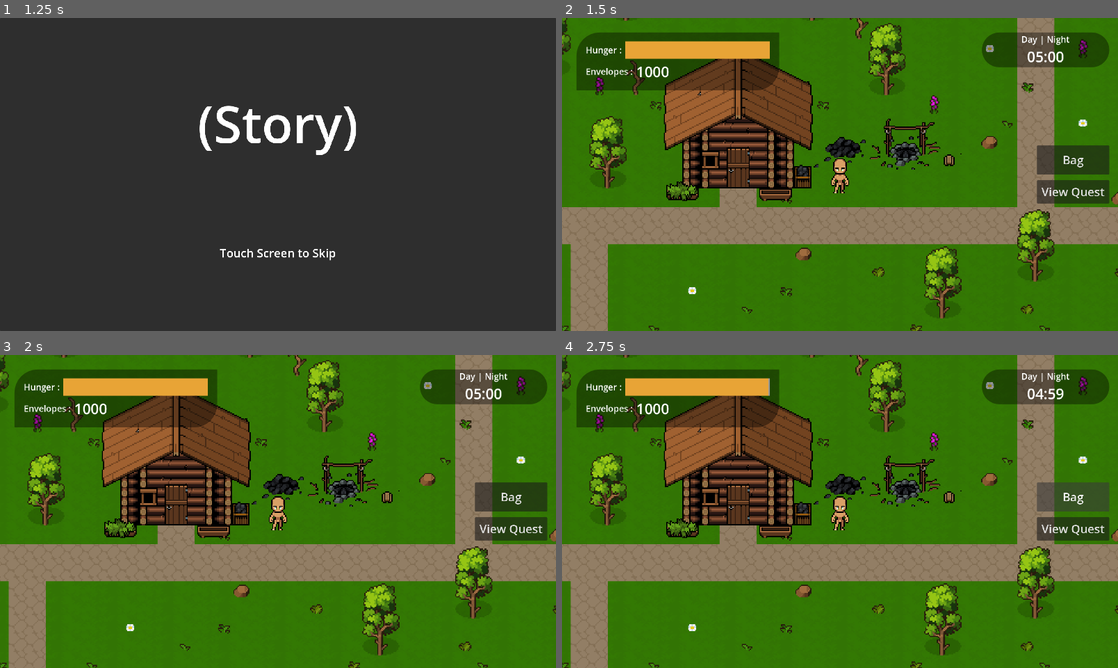
Above: before the commit, frames 1-4 (two rows, left to right).
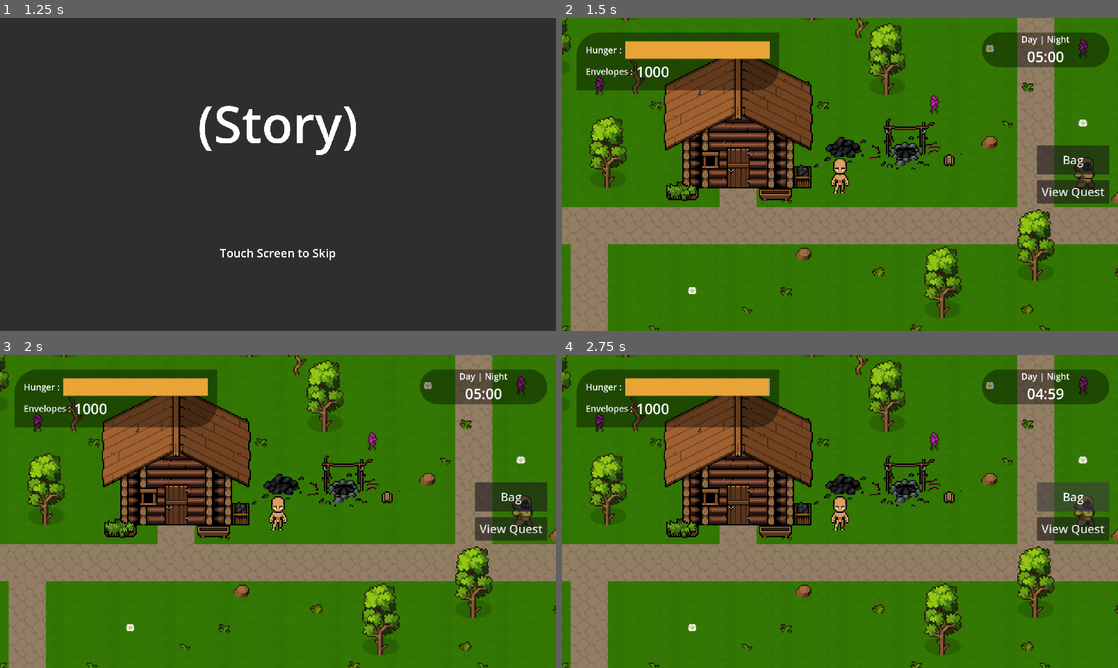
Above: after the commit, the same moments.

Repository: hoaxnt/envelhope-beta
Game: Godot game, scene res://Scenes/utils/main_menu.tscn
Two runs of this game, one before a commit and one after it. Both use one fixed random seed, a clock stepped at 60 frames per second and the inputs below.
Inputs (mouse positions are in pixels of both pictures, inside the frame that each line leads up to):
- Up to frame 1 (1.25 s): click "Continue" at 0.5 s
- Up to frame 2 (1.5 s): click (840, 174) at 1.25 s
- Up to frame 3 (2 s): no input
- Up to frame 4 (2.75 s): click "Bag" at 2 s

Frame 1 is identical in both runs. In frame 2, 0.3% of the frame differs, in the area x 92-96%, y 44-56%; in frame 3, 0.3%; in frame 4, 0.3%.

Commit message:
feat: added harvester npc

Diff:
--- a/Scenes/chapters/chapter_1.tscn
+++ b/Scenes/chapters/chapter_1.tscn
@@ -6,6 +6,7 @@
 [ext_resource type="PackedScene" uid="uid://csuro1o2pcce1" path="res://scenes/characters/npc_island/balancer.tscn" id="4_gbphn"]
 [ext_resource type="PackedScene" uid="uid://4h22a7hemgyb" path="res://scenes/characters/player.tscn" id="4_itjef"]
 [ext_resource type="Script" uid="uid://tdyss6nwpwej" path="res://scripts/utils/portal.gd" id="5_k2l3u"]
+[ext_resource type="PackedScene" uid="uid://cxvc8000q5li5" path="res://scenes/characters/npc_island/harvester.tscn" id="5_r7jkp"]
 [ext_resource type="Texture2D" uid="uid://dnhad78k1oqjp" path="res://assets/utils/portal.png" id="6_k2l3u"]
 [ext_resource type="PackedScene" uid="uid://c1n41auotc7uk" path="res://scenes/hud/hud.tscn" id="7_sx3b6"]
 
@@ -80,8 +81,11 @@
 [node name="Diver" parent="NPCs" instance=ExtResource("3_lhans")]
 position = Vector2(994, 248)
 
-[node name="Balancer" parent="NPCs" groups=["npcs"] instance=ExtResource("4_gbphn")]
+[node name="Balancer" parent="NPCs" instance=ExtResource("4_gbphn")]
 position = Vector2(1004, 361)
+
+[node name="Harvester" parent="NPCs" instance=ExtResource("5_r7jkp")]
+position = Vector2(926, 244)
 
 [node name="Player" parent="." instance=ExtResource("4_itjef")]
 position = Vector2(715, 245)
--- a/Scenes/characters/npc_island/balancer.tscn
+++ b/Scenes/characters/npc_island/balancer.tscn
@@ -2,8 +2,9 @@
 
 [ext_resource type="Texture2D" uid="uid://i35dymwyomi4" path="res://assets/characters/npc_island/wizzard/idle/idle-sheet.png" id="1_hbv6q"]
 
-[sub_resource type="CircleShape2D" id="CircleShape2D_mwkii"]
-radius = 21.023796
+[sub_resource type="CapsuleShape2D" id="CapsuleShape2D_hbv6q"]
+radius = 13.0
+height = 40.0
 
 [sub_resource type="AtlasTexture" id="AtlasTexture_x756q"]
 atlas = ExtResource("1_hbv6q")
@@ -41,10 +42,10 @@
 "speed": 5.0
 }]
 
-[node name="NpcBalancer" type="CharacterBody2D"]
+[node name="Balancer" type="CharacterBody2D" groups=["npcs"]]
 
 [node name="CollisionShape2D" type="CollisionShape2D" parent="."]
-shape = SubResource("CircleShape2D_mwkii")
+shape = SubResource("CapsuleShape2D_hbv6q")
 
 [node name="AnimatedSprite2D" type="AnimatedSprite2D" parent="."]
 sprite_frames = SubResource("SpriteFrames_mwkii")
--- a/Scenes/characters/npc_island/diver.tscn
+++ b/Scenes/characters/npc_island/diver.tscn
@@ -6,7 +6,7 @@
 radius = 14.0
 height = 42.0
 
-[node name="diver" type="CharacterBody2D" groups=["npcs"]]
+[node name="Diver" type="CharacterBody2D" groups=["npcs"]]
 
 [node name="CollisionShape2D" type="CollisionShape2D" parent="."]
 position = Vector2(5, 6)
--- /dev/null
+++ b/Scenes/characters/npc_island/harvester.tscn
@@ -0,0 +1,53 @@
+[gd_scene load_steps=8 format=3 uid="uid://cxvc8000q5li5"]
+
+[ext_resource type="Texture2D" uid="uid://1ivqaivu3h6t" path="res://assets/characters/npc_island/rogue/idle/idle-sheet.png" id="1_qjjtn"]
+
+[sub_resource type="CapsuleShape2D" id="CapsuleShape2D_d75tx"]
+radius = 13.0
+height = 38.0
+
+[sub_resource type="AtlasTexture" id="AtlasTexture_qmwf7"]
+atlas = ExtResource("1_qjjtn")
+region = Rect2(0, 0, 32, 32)
+
+[sub_resource type="AtlasTexture" id="AtlasTexture_6r3lr"]
+atlas = ExtResource("1_qjjtn")
+region = Rect2(32, 0, 32, 32)
+
+[sub_resource type="AtlasTexture" id="AtlasTexture_43i2f"]
+atlas = ExtResource("1_qjjtn")
+region = Rect2(64, 0, 32, 32)
+
+[sub_resource type="AtlasTexture" id="AtlasTexture_j5hv8"]
+atlas = ExtResource("1_qjjtn")
+region = Rect2(96, 0, 32, 32)
+
+[sub_resource type="SpriteFrames" id="SpriteFrames_d75tx"]
+animations = [{
+"frames": [{
+"duration": 1.0,
+"texture": SubResource("AtlasTexture_qmwf7")
+}, {
+"duration": 1.0,
+"texture": SubResource("AtlasTexture_6r3lr")
+}, {
+"duration": 1.0,
+"texture": SubResource("AtlasTexture_43i2f")
+}, {
+"duration": 1.0,
+"texture": SubResource("AtlasTexture_j5hv8")
+}],
+"loop": true,
+"name": &"default",
+"speed": 5.0
+}]
+
+[node name="Harvester" type="CharacterBody2D" groups=["npcs"]]
+
+[node name="CollisionShape2D" type="CollisionShape2D" parent="."]
+position = Vector2(0, 2)
+shape = SubResource("CapsuleShape2D_d75tx")
+
+[node name="AnimatedSprite2D" type="AnimatedSprite2D" parent="."]
+sprite_frames = SubResource("SpriteFrames_d75tx")
+autoplay = "default"
--- a/Scenes/characters/player.tscn
+++ b/Scenes/characters/player.tscn
@@ -12,8 +12,9 @@
 radius = 4.0
 height = 12.0
 
-[sub_resource type="CircleShape2D" id="CircleShape2D_twm3q"]
-radius = 17.0
+[sub_resource type="CapsuleShape2D" id="CapsuleShape2D_6eyoc"]
+radius = 12.0
+height = 34.0
 
 [sub_resource type="AtlasTexture" id="AtlasTexture_eojnx"]
 atlas = ExtResource("2_dyp2m")
@@ -272,7 +273,7 @@
 
 [node name="CollisionShape2D" type="CollisionShape2D" parent="Area2D"]
 position = Vector2(0, 1)
-shape = SubResource("CircleShape2D_twm3q")
+shape = SubResource("CapsuleShape2D_6eyoc")
 
 [node name="AnimatedSprite2D" type="AnimatedSprite2D" parent="."]
 sprite_frames = SubResource("SpriteFrames_wocps")
Not shown: 1 places in Scenes/chapters/chapter_1.tscn that only renumber resources
